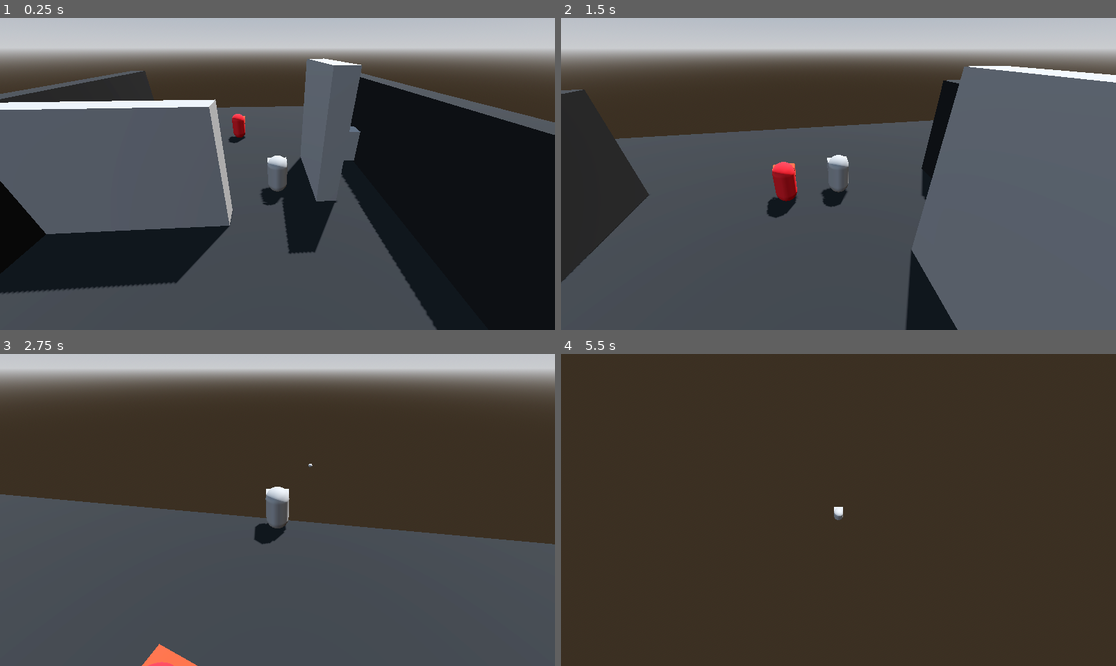
Above: before the commit, frames 1-4 (two rows, left to right).
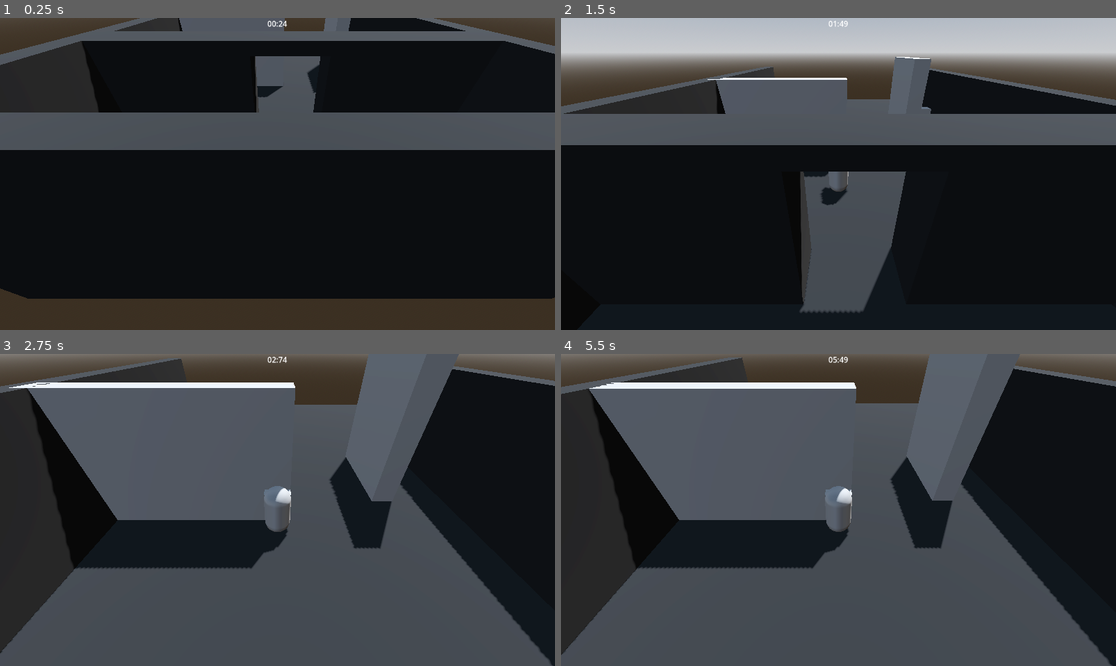
Above: after the commit, the same moments.

Repository: Luis-Blash/speed_attack
Game: Godot game, scene res://main.tscn
Same seed, same stepped clock (60 frames per second), same inputs: the game is played once before the commit and once after it.
Inputs (mouse positions are in pixels of both pictures, inside the frame that each line leads up to):
- Up to frame 1 (0.25 s): no input
- Up to frame 2 (1.5 s): move the mouse to (866, 174) at 0.52 s; hold Up (move_up) from 0.53 s (still down); tap G (attack_1) at 0.6 s; tap Space (jump) at 0.77 s; move the mouse to (810, 174) at 1.27 s; tap Shift (dash) at 1.35 s
- Up to frame 3 (2.75 s): keep holding Up (move_up); tap Space (jump) at 1.52 s; move the mouse to (288, 503) at 2.02 s; tap C (throw) at 2.1 s
- Up to frame 4 (5.5 s): keep holding Up (move_up); move the mouse to (832, 516) at 2.77 s; tap G (attack_1) at 2.85, 5.1 s; tap Space (jump) at 3.02, 3.77, 4.52 s; move the mouse to (877, 513) at 3.52 s; tap Shift (dash) at 3.6 s; move the mouse to (794, 506) at 4.27 s; tap C (throw) at 4.35 s; move the mouse to (844, 510) at 5.02 s

The runs differ from the first frame. In frame 1, 65% of the frame differs, in the area x 0-100%, y 0-100%; in frame 2, 68%; in frame 3, 65%; in frame 4, 88%.

Commit message:
game manager to score and time

Diff:
--- a/camera.gd
+++ b/camera.gd
@@ -28,6 +28,9 @@
 	if not target:
 		return
 
+	if not GameManager.is_running:
+		return
+
 	# rotación con stick derecho del control
 	var joy_x := Input.get_joy_axis(0, JOY_AXIS_RIGHT_X)
 	if abs(joy_x) > 0.15:
--- a/enemy.gd
+++ b/enemy.gd
@@ -107,4 +107,5 @@
 		body.die()
 
 func die() -> void:
+	GameManager.enemy_died()
 	queue_free()
--- /dev/null
+++ b/game_manager.gd
@@ -0,0 +1,63 @@
+extends Node
+
+# --- cronómetro ---
+var elapsed_time: float = 0.0
+var is_running: bool = true
+
+# --- enemigos ---
+var enemies_alive: int = 0
+
+# --- UI referencias ---
+var timer_label: Label = null
+var color_rect: ColorRect = null
+var time_label: Label = null
+var rank_label: Label = null
+
+func start_level(enemy_count: int) -> void:
+	enemies_alive = enemy_count
+	elapsed_time = 0.0
+	is_running = true
+
+func _process(delta: float) -> void:
+	if not is_running or timer_label == null:
+		return
+	elapsed_time += delta
+	timer_label.text = _format_time(elapsed_time)
+
+func enemy_died() -> void:
+	enemies_alive -= 1
+	if enemies_alive <= 0:
+		_level_complete()
+
+func _level_complete() -> void:
+	is_running = false
+	Input.set_mouse_mode(Input.MOUSE_MODE_VISIBLE)
+	if time_label:
+		time_label.text = "Tiempo: " + _format_time(elapsed_time)
+	if rank_label:
+		rank_label.text = "Rank: " + _get_rank(elapsed_time)
+	if color_rect:
+		color_rect.visible = true
+
+func _get_rank(time: float) -> String:
+	if time < 15.0:
+		return "S"
+	elif time < 30.0:
+		return "A"
+	elif time < 60.0:
+		return "B"
+	else:
+		return "C"
+
+func _format_time(time: float) -> String:
+	var seconds := int(time)
+	var milliseconds := int((time - seconds) * 100)
+	return "%02d:%02d" % [seconds, milliseconds]
+
+func retry() -> void:
+	elapsed_time = 0.0
+	is_running = true
+	Input.set_mouse_mode(Input.MOUSE_MODE_CAPTURED)
+	if color_rect:
+		color_rect.visible = false
+	get_tree().reload_current_scene()
--- /dev/null
+++ b/main.gd
@@ -0,0 +1,20 @@
+extends Node3D
+
+@onready var timer_label: Label = $CanvasLayer/VBoxContainer/TimerLabel
+@onready var color_rect: ColorRect = $CanvasLayer/Control/ColorRect
+@onready var time_label: Label = $CanvasLayer/Control/ColorRect/VBoxContainer/TimeLabel
+@onready var rank_label: Label = $CanvasLayer/Control/ColorRect/VBoxContainer/RankLabel
+@onready var retry_button: Button = $CanvasLayer/Control/ColorRect/VBoxContainer/RetryButton
+
+func _ready() -> void:
+	# pasar referencias UI al GameManager
+	GameManager.timer_label = timer_label
+	GameManager.color_rect = color_rect
+	GameManager.time_label = time_label
+	GameManager.rank_label = rank_label
+
+	# iniciar nivel con el conteo de enemigos
+	var enemy_count := get_tree().get_nodes_in_group("enemy").size()
+	GameManager.start_level(enemy_count)
+
+	retry_button.pressed.connect(GameManager.retry)
--- a/main.tscn
+++ b/main.tscn
@@ -2,6 +2,7 @@
 
 [ext_resource type="Script" uid="uid://dl44ir6fhdt7a" path="res://camera.gd" id="1_0xm2m"]
 [ext_resource type="Script" uid="uid://cg7l0k4p70v2a" path="res://player.gd" id="1_ig7tw"]
+[ext_resource type="Script" uid="uid://u5vklosxo5ig" path="res://main.gd" id="1_lquwl"]
 [ext_resource type="PackedScene" uid="uid://cnowqwynmeine" path="res://shuriken.tscn" id="3_1bvp3"]
 [ext_resource type="Script" uid="uid://cn0tdoaet381v" path="res://enemy.gd" id="3_h2yge"]
 
@@ -47,6 +48,7 @@
 radius = 1.0
 
 [node name="Main" type="Node3D" unique_id=931613299]
+script = ExtResource("1_lquwl")
 
 [node name="Camera3D" type="Camera3D" parent="." unique_id=1429655221 node_paths=PackedStringArray("target")]
 transform = Transform3D(1, 0, 0, 0, 0.7660445, 0.64278764, 0, -0.64278764, 0.7660445, 0, 6.5877323, 5.2479343)
@@ -171,3 +173,65 @@
 transform = Transform3D(1, 0, 0, 0, 1, 0, 0, 0, 1, 0, 0, -0.12767792)
 shape = SubResource("SphereShape3D_h2yge")
 debug_color = Color(0.95130855, 0.22093806, 0.06852095, 0.41960785)
+
+[node name="CanvasLayer" type="CanvasLayer" parent="." unique_id=1963672047]
+
+[node name="VBoxContainer" type="VBoxContainer" parent="CanvasLayer" unique_id=1270961803]
+anchors_preset = 5
+anchor_left = 0.5
+anchor_right = 0.5
+offset_left = -22.5
+offset_right = 22.5
+offset_bottom = 23.0
+grow_horizontal = 2
+size_flags_horizontal = 4
+size_flags_vertical = 4
+
+[node name="TimerLabel" type="Label" parent="CanvasLayer/VBoxContainer" unique_id=1265300897]
+layout_mode = 2
+size_flags_horizontal = 4
+text = "Timer"
+
+[node name="Control" type="Control" parent="CanvasLayer" unique_id=1237676653]
+layout_mode = 3
+anchors_preset = 15
+anchor_right = 1.0
+anchor_bottom = 1.0
+grow_horizontal = 2
+grow_vertical = 2
+
+[node name="ColorRect" type="ColorRect" parent="CanvasLayer/Control" unique_id=197104876]
+visible = false
+layout_mode = 1
+anchors_preset = 15
+anchor_right = 1.0
+anchor_bottom = 1.0
+grow_horizontal = 2
+grow_vertical = 2
+color = Color(0.2784314, 0.2784314, 0.2784314, 0.57254905)
+
+[node name="VBoxContainer" type="VBoxContainer" parent="CanvasLayer/Control/ColorRect" unique_id=1014779906]
+layout_mode = 1
+anchors_preset = 8
+anchor_left = 0.5
+anchor_top = 0.5
+anchor_right = 0.5
+anchor_bottom = 0.5
+offset_left = -27.5
+offset_top = -42.5
+offset_right = 27.5
+offset_bottom = 42.5
+grow_horizontal = 2
+grow_vertical = 2
+
+[node name="TimeLabel" type="Label" parent="CanvasLayer/Control/ColorRect/VBoxContainer" unique_id=1441964137]
+layout_mode = 2
+text = "Time"
+
+[node name="RankLabel" type="Label" parent="CanvasLayer/Control/ColorRect/VBoxContainer" unique_id=760492256]
+layout_mode = 2
+text = "Time"
+
+[node name="RetryButton" type="Button" parent="CanvasLayer/Control/ColorRect/VBoxContainer" unique_id=1759668421]
+layout_mode = 2
+text = "Boton"
--- a/player.gd
+++ b/player.gd
@@ -36,10 +36,13 @@
 @export var shuriken_scene: PackedScene
 
 func _ready() -> void:
+	global_position = spawn_point.global_position
 	attack_area.monitoring = false
 	attack_area.body_entered.connect(_on_attack_hit)
 
 func _physics_process(delta: float) -> void:
+	if not GameManager.is_running:
+		return
 	_check_walls()
 	_gravity_to_state(delta)
 	_update_timers(delta)
--- a/project.godot
+++ b/project.godot
@@ -14,6 +14,10 @@
 run/main_scene="uid://bnbrlwurhbnw2"
 config/features=PackedStringArray("4.6", "Forward Plus")
 config/icon="res://icon.svg"
+
+[autoload]
+
+GameManager="*uid://c6pyqd4o26fvg"
 
 [global_group]
 
Not shown, added: game_manager.gd.uid
Not shown, added: main.gd.uid
